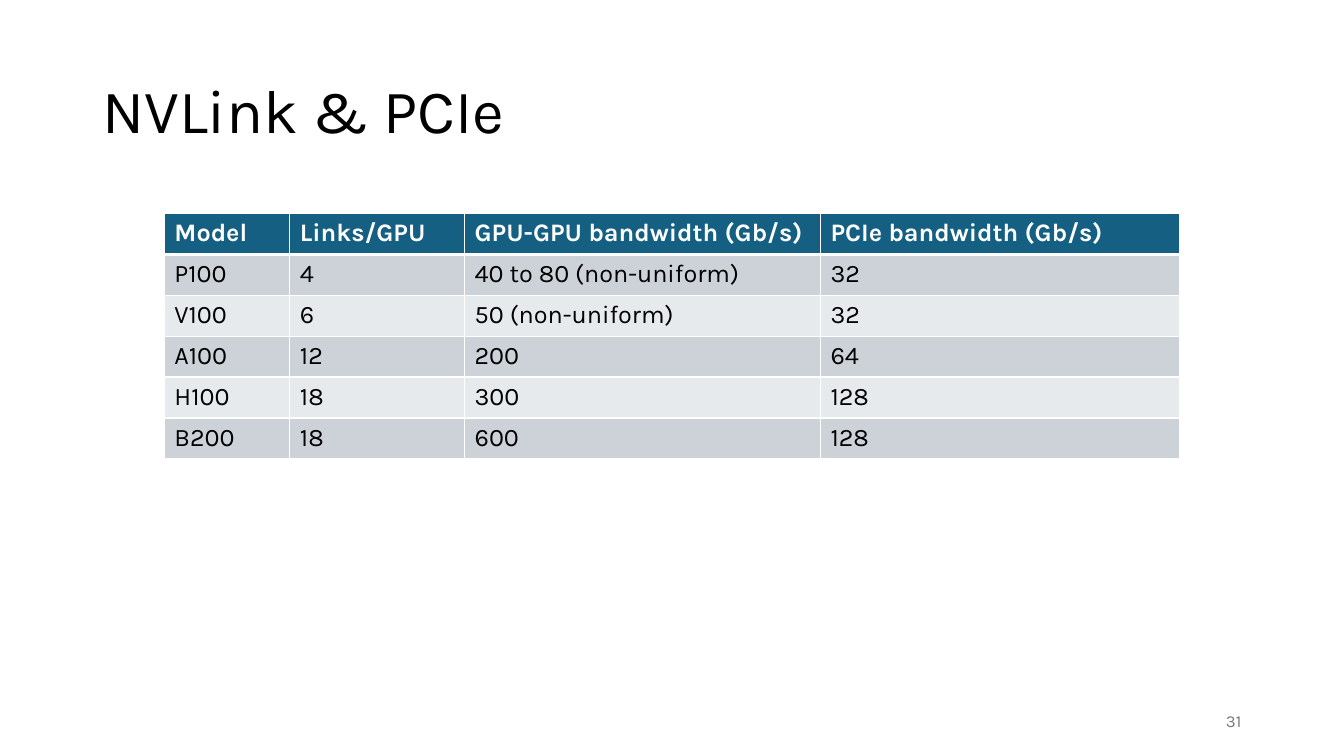
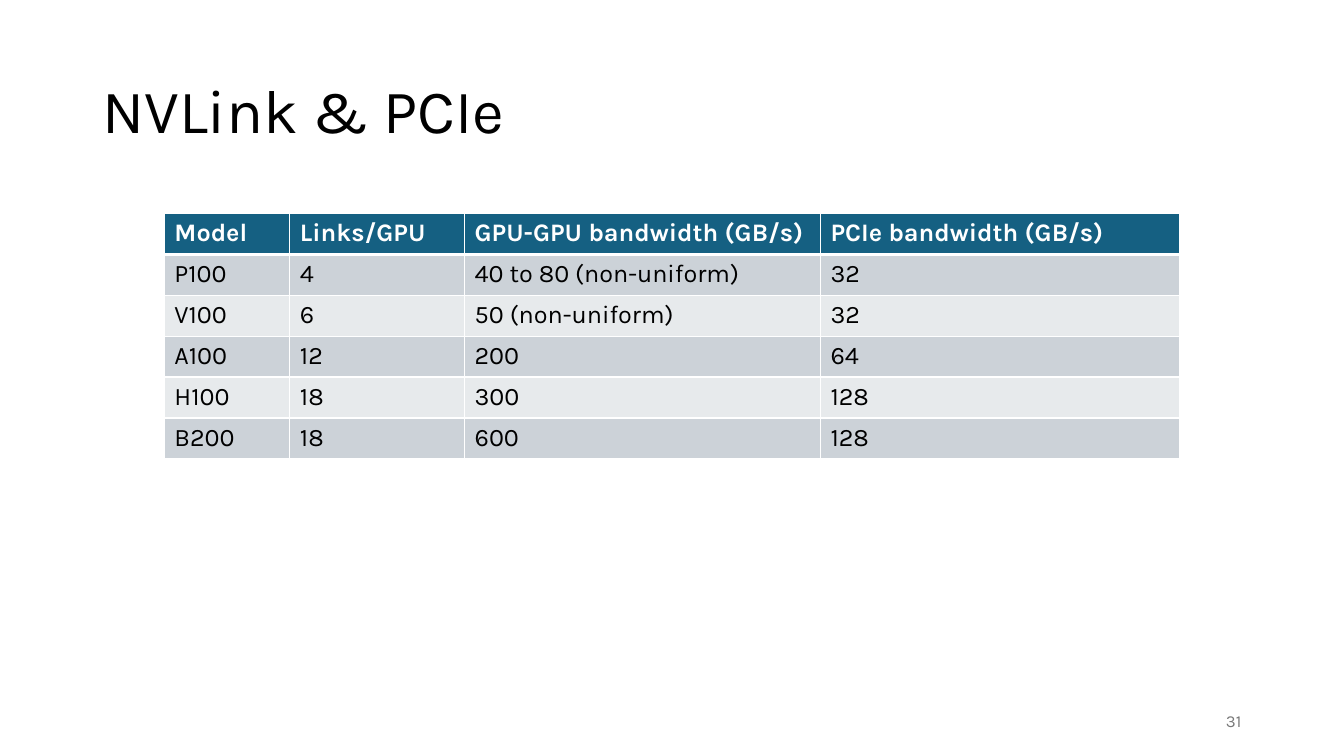
Before and after one commit to gjbex/GPU-programming, a slide deck: slide 31 of gpu_programming.pptx. Drawn at 1344x756 pixels with LibreOffice and Linux fonts; fonts in the diff are those of the drawing. Boxes give left, top, right and bottom in pixels: in the first picture for what was removed or moved away, otherwise in the second. Text is boxed around its words. In the diff, an @@ line names an element or a change of style, - is before the commit and + after.

Commit message:
Fix slides 16, 17, 31
* Fix unit ambiguity
* Fix aggregate ambiguity

```diff
--- a/gpu_programming.pptx
+++ b/gpu_programming.pptx
@@ table at bbox=[164, 214, 1179, 459] @@
-row 1, column 3: GPU-GPU bandwidth (Gb/s)
+row 1, column 3: GPU-GPU bandwidth (GB/s)
-row 1, column 4: PCIe bandwidth (Gb/s)
+row 1, column 4: PCIe bandwidth (GB/s)
```
Also in this commit, not shown: 2 other slides changed, 1 slide added.
